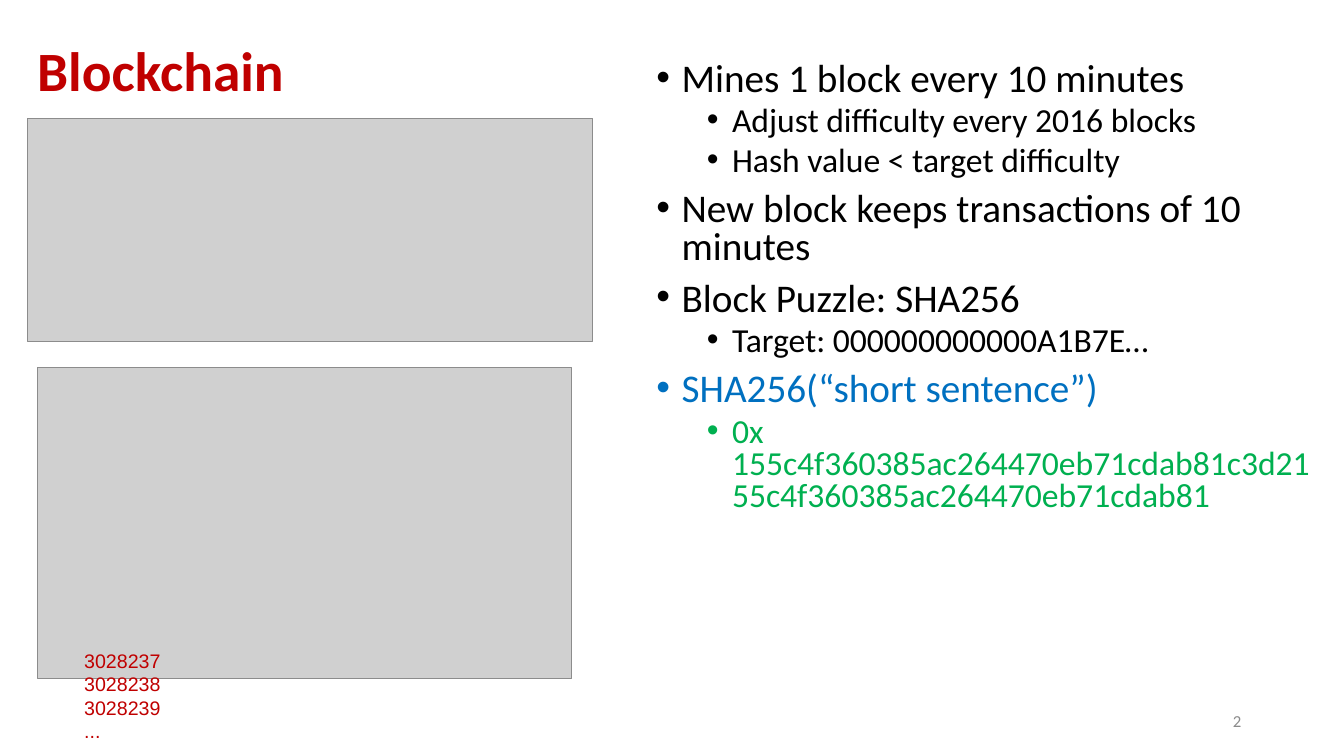
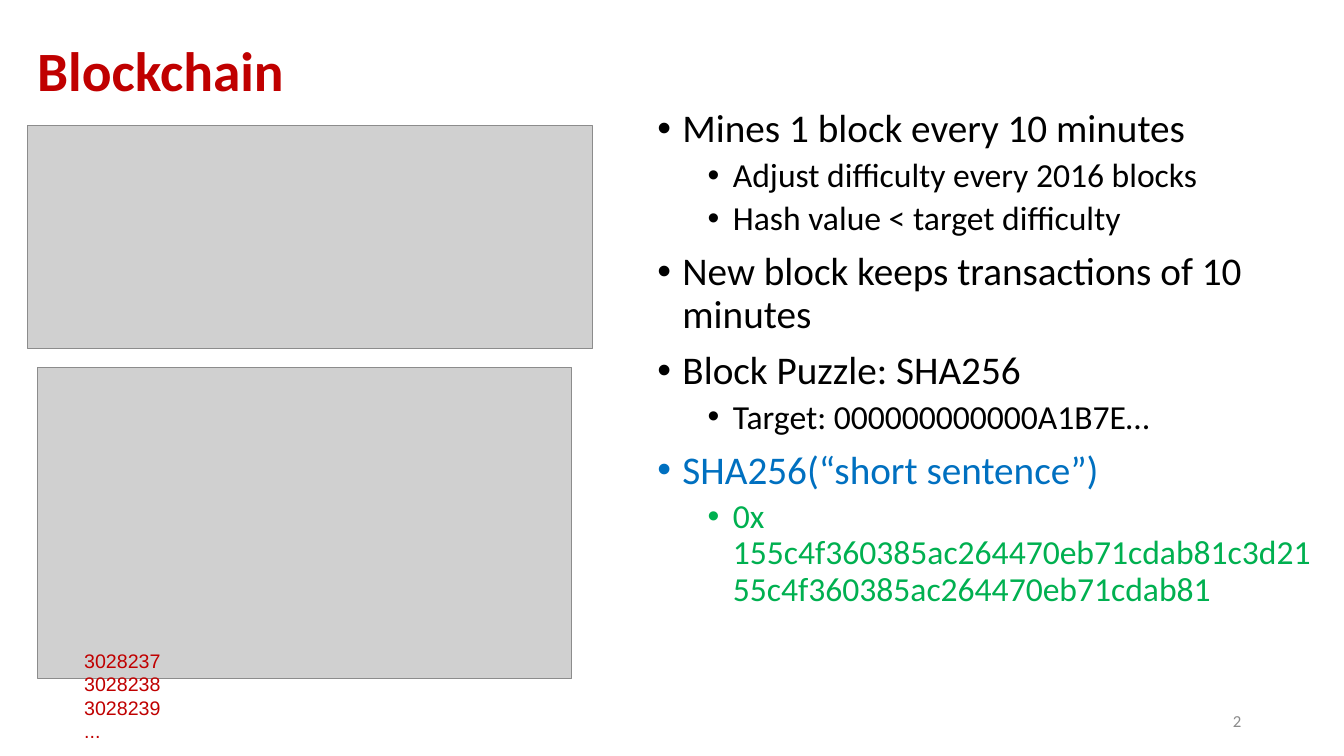
Before and after one commit to andyplusplus/blockchain, a slide deck: slide 2 of how_bitcoin_works/How_02_Mining_blocks_blockchain.pptx. Drawn at 1344x756 pixels with LibreOffice and Linux fonts; fonts in the diff are those of the drawing; grey boxes stand for pictures. Boxes give left, top, right and bottom in pixels: in the first picture for what was removed or moved away, otherwise in the second. Text is boxed around its words. In the diff, an @@ line names an element or a change of style, - is before the commit and + after.

```diff
--- a/how_bitcoin_works/How_02_Mining_blocks_blockchain.pptx
+++ b/how_bitcoin_works/How_02_Mining_blocks_blockchain.pptx
@@ text "Mines 1 block every 10 ..." moved from (x1=682, y1=64, x2=1241, y2=444) to (x1=682, y1=114, x2=1242, y2=529) @@
@@ text "Mines 1 block every 10 ..." at (x1=682, y1=114, x2=1242, y2=529): line spacing 0.8 to 0.9 @@
@@ picture moved from (x1=27, y1=118, x2=593, y2=341) to (x1=27, y1=126, x2=593, y2=349) @@
```
Also in this commit, not shown: 2 other slides changed, 1 other file.
